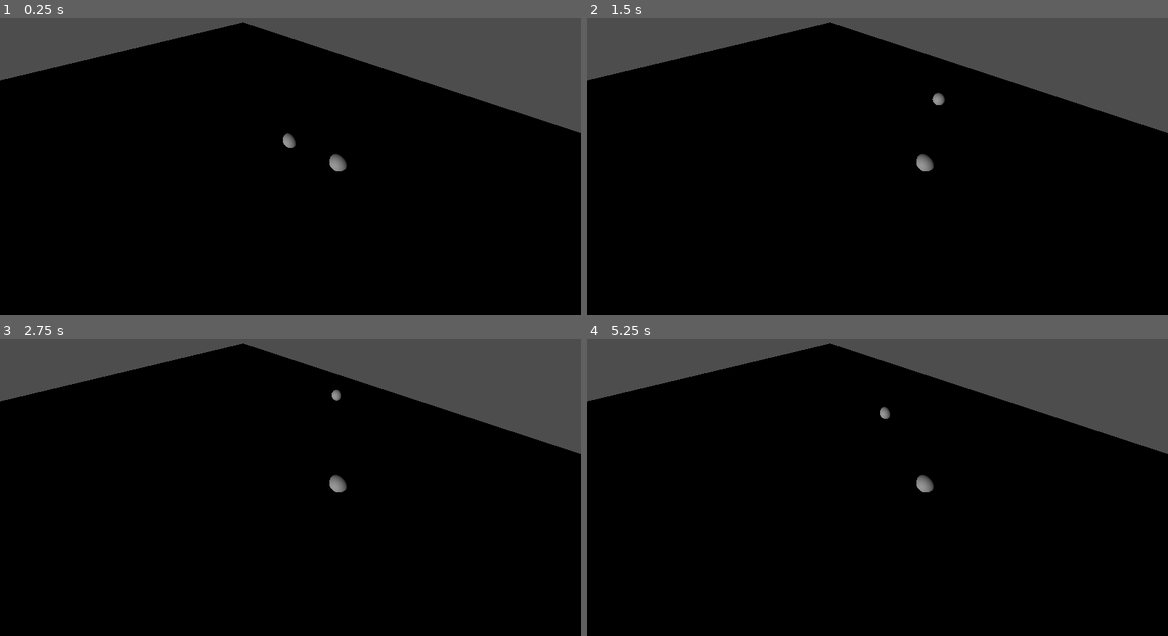
Above: before the commit, frames 1-4 (two rows, left to right).
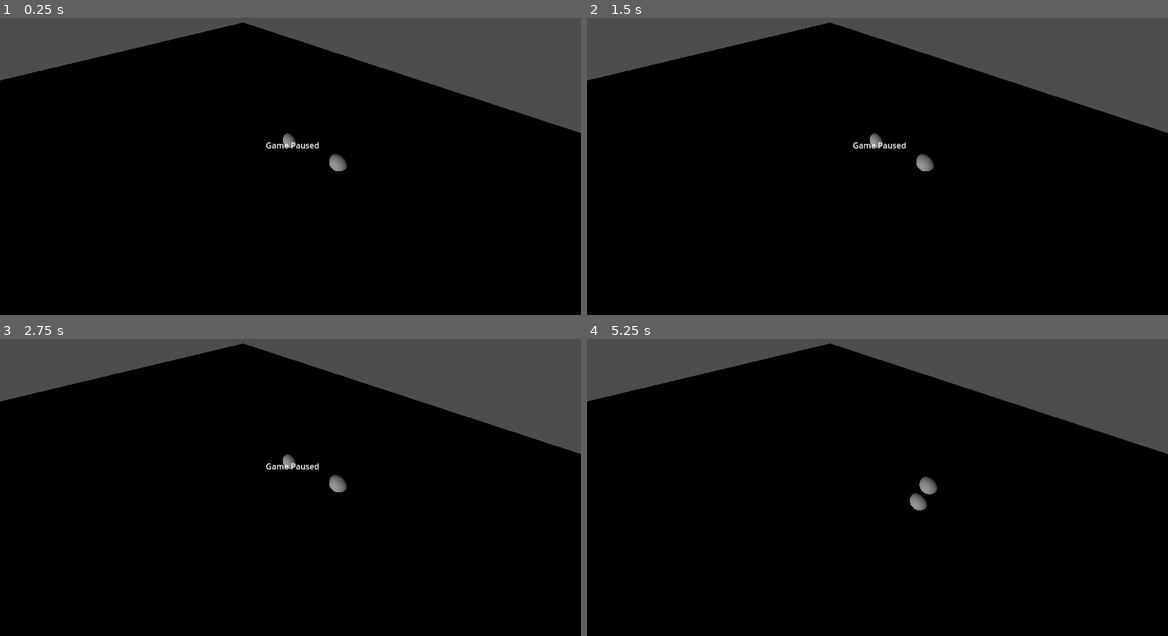
Above: after the commit, the same moments.

Repository: LaurynasP/ldjam-57
Game: Godot game, scene res://scenes/Main.tscn
Same seed, same stepped clock (60 frames per second), same inputs: the game is played once before the commit and once after it.
Inputs:
- Up to frame 1 (0.25 s): no input
- Up to frame 2 (1.5 s): tap Enter at 0.5 s; hold W (keyboard_up) from 0.53 s (still down); tap Shift (keyboard_dash) at 0.6 s; tap E (keyboard_interact) at 1.35 s
- Up to frame 3 (2.75 s): release W (keyboard_up) at 2.03 s; hold A (keyboard_left) from 2.03 s (still down); tap Shift (keyboard_dash) at 2.1 s
- Up to frame 4 (5.25 s): tap E (keyboard_interact) at 2.85, 4.35 s; release A (keyboard_left) at 3.53 s; hold S (keyboard_down) 3.53-4.28 s; tap Shift (keyboard_dash) at 3.6, 5.1 s; tap Escape (menu, bound only after the commit) at 4.15 s; hold D (keyboard_right) 4.28-5.03 s; hold W (keyboard_up) from 5.03 s (still down)

The runs differ from the first frame. In frame 1, 0.1% of the frame differs, in the area x 45-55%, y 41-45%; in frame 2, 0.3%; in frame 3, 0.2%; in frame 4, 0.3%, in the area x 50-61%, y 22-58%.

Commit message:
Sounds and Pausing

Diff:
--- /dev/null
+++ b/features/menu/Menu.tscn
@@ -0,0 +1,22 @@
+[gd_scene load_steps=2 format=3 uid="uid://cc2wi0oxkv8o"]
+
+[ext_resource type="Script" uid="uid://bj12uiiio5xx4" path="res://features/menu/menu.gd" id="1_dtrxf"]
+
+[node name="Menu" type="Control"]
+layout_mode = 3
+anchors_preset = 15
+anchor_right = 1.0
+anchor_bottom = 1.0
+offset_right = -1152.0
+offset_bottom = -648.0
+grow_horizontal = 2
+grow_vertical = 2
+script = ExtResource("1_dtrxf")
+
+[node name="RichTextLabel" type="RichTextLabel" parent="."]
+layout_mode = 0
+offset_left = 527.0
+offset_top = 299.0
+offset_right = 641.0
+offset_bottom = 328.0
+text = "Game Paused"
--- /dev/null
+++ b/features/menu/menu.gd
@@ -0,0 +1,10 @@
+extends Control
+class_name Menu
+
+func _ready():
+	process_mode = ProcessMode.PROCESS_MODE_WHEN_PAUSED
+	GameManager.game_pause_changed.connect(game_pause_changed_handler)
+
+
+func game_pause_changed_handler(paused: bool):
+	visible = paused
--- a/features/player/player.gd
+++ b/features/player/player.gd
@@ -11,6 +11,8 @@
 var dash_timer := 0.0
 var dash_cooldown_timer := 0.0
 
+var dash_sound_effect: AudioStream = preload("res://assets/sound/sound_effects/dash.mp3")
+
 func _physics_process(delta):
 	var dir = InputManager.get_input_vector(device_id)
 	var move_speed = dash_speed if is_dashing else speed
@@ -22,6 +24,7 @@
 	else:
 		dash_cooldown_timer -= delta
 		if dash_cooldown_timer <= 0.0 and InputManager.is_dash_just_pressed(device_id):
+			SoundManager.play_sfx(dash_sound_effect)
 			is_dashing = true
 			dash_timer = dash_time
 			dash_cooldown_timer = dash_cooldown
--- a/managers/game_manager.gd
+++ b/managers/game_manager.gd
@@ -1,3 +1,14 @@
 extends Node
 
 var current_gameplay: Gameplay
+@onready var menu: Menu = load("res://features/menu/Menu.tscn").instantiate()
+
+signal game_pause_changed(paused: bool)
+
+func _ready() -> void:
+	get_tree().paused = true
+	self.add_child(menu)
+
+func toggle_pause():
+	get_tree().paused = not get_tree().paused
+	emit_signal("game_pause_changed", get_tree().paused)
--- a/managers/input_manager.gd
+++ b/managers/input_manager.gd
@@ -8,8 +8,12 @@
 var available_devices: Array[int] = []
 
 func _ready() -> void:
+	process_mode = ProcessMode.PROCESS_MODE_ALWAYS
 	Input.joy_connection_changed.connect(_on_joy_connection_changed)
 	update_available_devices()
+
+
+
 
 func _on_joy_connection_changed(_id: int, _connected: bool):
 	update_available_devices()
@@ -48,3 +52,8 @@
 		return Input.is_action_just_pressed("keyboard_cancel")
 	else:
 		return Input.is_joy_button_pressed(device_id, JOY_BUTTON_A)
+
+
+func _unhandled_input(event):
+	if event.is_action_pressed("menu"):
+		GameManager.toggle_pause()
--- a/managers/sound_manager.gd
+++ b/managers/sound_manager.gd
@@ -1 +1,55 @@
 extends Node
+
+@export var music_volume: float = 1.0
+@export var sfx_volume: float = 1.0
+
+var _music_players: Array[AudioStreamPlayer] = []
+var _sfx_players: Array[AudioStreamPlayer] = []
+
+var menu_music: AudioStream = preload("res://assets/sound/music/menu.mp3")
+
+func _ready():
+	play_music(menu_music)
+	pass
+
+func play_music(stream: AudioStream):
+	var player := AudioStreamPlayer.new()
+	player.stream = stream
+	player.volume_db = linear_to_db(music_volume)
+	player.bus = "Music"
+	player.autoplay = false
+	add_child(player)
+	player.play()
+	_music_players.append(player)
+
+func stop_all_music():
+	for player in _music_players:
+		player.stop()
+		player.queue_free()
+	_music_players.clear()
+
+func play_sfx(stream: AudioStream):
+	print("playing sound")
+	var player := AudioStreamPlayer.new()
+	player.stream = stream
+	player.volume_db = linear_to_db(sfx_volume)
+	player.bus = "SFX"
+	player.autoplay = false
+	add_child(player)
+	player.play()
+	_sfx_players.append(player)
+	# Remove after finished
+	player.finished.connect(func():
+		_sfx_players.erase(player)
+		player.queue_free()
+	)
+
+func set_music_volume(value: float):
+	music_volume = clamp(value, 0.0, 1.0)
+	for player in _music_players:
+		player.volume_db = linear_to_db(music_volume)
+
+func set_sfx_volume(value: float):
+	sfx_volume = clamp(value, 0.0, 1.0)
+	for player in _sfx_players:
+		player.volume_db = linear_to_db(sfx_volume)
--- a/project.godot
+++ b/project.godot
@@ -63,8 +63,13 @@
 }
 keyboard_cancel={
 "deadzone": 0.2,
-"events": [Object(InputEventKey,"resource_local_to_scene":fa …(146 unchanged characters)… se,"keycode":0,"physical_keycode":4194305,"key_label":0,"unicode":0,"location":0,"echo":false,"script":null)
-, Object(InputEventKey,"resource_local_to_scene":false,"resource_name":"","device":-1,"window_id":0,"alt_pressed":false,"shift_pressed":false,"ctrl_pressed":false,"meta_pressed":false,"pressed":false,"keycode":0,"physical_keycode":4194308,"key_label":0,"unicode":0,"location":0,"echo":false,"script":null)
+"events": [Object(InputEventKey,"resource_local_to_scene":fa …(146 unchanged characters)… se,"keycode":0,"physical_keycode":4194308,"key_label":0,"unicode":0,"location":0,"echo":false,"script":null)
 , Object(InputEventKey,"resource_local_to_scene":false,"resource_name":"","device":-1,"window_id":0,"alt_pressed":false …(183 unchanged characters)…
 ]
 }
+menu={
+"deadzone": 0.2,
+"events": [Object(InputEventJoypadButton,"resource_local_to_scene":false,"resource_name":"","device":-1,"button_index":6,"pressure":0.0,"pressed":true,"script":null)
+, Object(InputEventKey,"resource_local_to_scene":false,"resource_name":"","device":-1,"window_id":0,"alt_pressed":false,"shift_pressed":false,"ctrl_pressed":false,"meta_pressed":false,"pressed":false,"keycode":0,"physical_keycode":4194305,"key_label":0,"unicode":0,"location":0,"echo":false,"script":null)
+]
+}
--- a/scenes/Main.tscn
+++ b/scenes/Main.tscn
@@ -14,8 +14,6 @@
 [node name="Player" parent="." instance=ExtResource("2_rvslj")]
 transform = Transform3D(1, 0, 0, 0, 1, 0, 0, 0, 1, 0, 1.06552, 0)
 
-[node name="CollisionShape3D" type="CollisionShape3D" parent="."]
-
 [node name="StaticBody3D" type="StaticBody3D" parent="."]
 transform = Transform3D(52.0326, 0, 0, 0, 1, 0, 0, 0, 30.3952, 0, 0, 0)
 
Not shown, added: assets/sound/music/menu.mp3.import
Not shown, added: assets/sound/sound_effects/dash.mp3.import
Not shown, added: features/menu/menu.gd.uid
Not shown, added: assets/sound/music/menu.mp3
Not shown, added: assets/sound/sound_effects/dash.mp3
